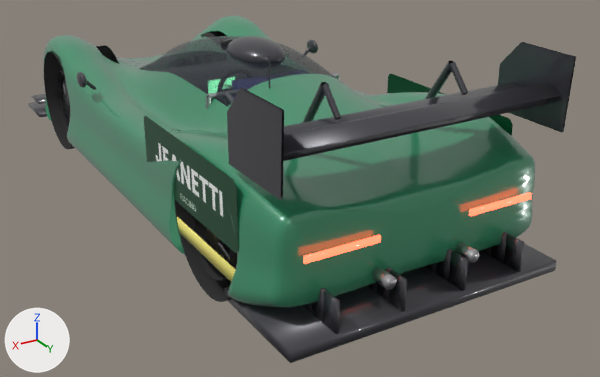
The glTF model content/cars/jeanetti-lmp2/jeanetti_lmp2.glb as it was, and as the next commit left it.
Camera for both pictures: a 50 mm camera at (2.77, 5.57, 2.55) aimed at (-0.31, 0.44, -0.02). The lights are fixed; the arrows at lower left show +X, +Y and +Z. The older version comes first. Vertices at exactly the same position are counted once.

Objects in the first picture: 'jeanetti_lmp2'.
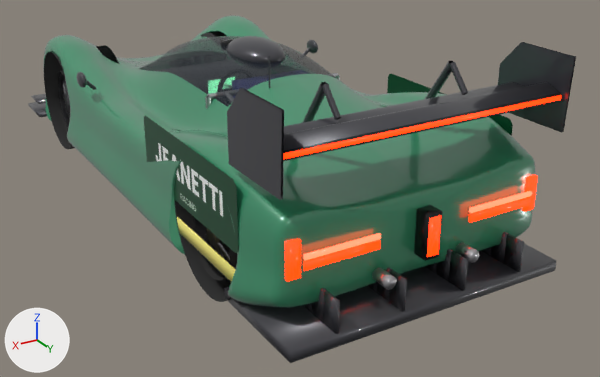
Commit message: improve cars

Boxes [x1, y1, x2, y2] around the edits, measured in the pictures (600 x 377 px; the box of a moved part takes in the faces that stretch with it):
part 1 of me_jeanetti_lmp2, added (mostly hidden): after [283, 93, 562, 160]
part 2 of me_jeanetti_lmp2, added (black): after [414, 205, 442, 261]
part 3 of me_jeanetti_lmp2, added: after [522, 175, 538, 212]
part 4 of me_jeanetti_lmp2, added: after [303, 240, 381, 271]
part 5 of me_jeanetti_lmp2, added: after [285, 239, 301, 282]
part 6 of me_jeanetti_lmp2, added: after [469, 191, 532, 213]
part 7 of me_jeanetti_lmp2, added: after [303, 233, 381, 260]
part 8 of me_jeanetti_lmp2, added: after [427, 215, 441, 257]
part 9 of me_jeanetti_lmp2, moved or reshaped: before [469, 192, 532, 216]; after [284, 95, 561, 159]
part 10 of me_jeanetti_lmp2, moved or reshaped: before [303, 235, 381, 264]; after [468, 197, 531, 223]
part 11 of me_jeanetti_lmp2, recoloured: before [303, 192, 532, 264]; after [284, 95, 561, 223]

The change, as a list of edits to the scene's bpy script:
```text
Add mat_car_brakelight:
    mat_car_brakelight = principled_material('car_brakelight')
    mat_car_brakelight.base_color = (0.6, 0.02, 0.02)  # red #cb2727
    mat_car_brakelight.roughness = 0.15
    mat_car_brakelight.emission_color = (1.0, 0.02, 0.0)  # red #ff2700
    mat_car_brakelight.emission_strength = 5.0
Change me_jeanetti_lmp2:
    verts and faces of me_jeanetti_lmp2; kept vertices keep their numbers, new ones are numbered from 27525
    remove me_jeanetti_lmp2.from_pydata(...)  # 27525 vertices, 53303 faces; spans x -1.06..1.06, y -2.62..2.46, z -0.05..1.37
    add me_jeanetti_lmp2.from_pydata(...)  # 27589 vertices, 53399 faces; spans x -1.06..1.06, y -2.62..2.46, z -0.05..1.37
    me_jeanetti_lmp2 part 1: a new loose piece, a box spanning x -0.94..0.94, y 2.298..2.352, z 1.105..1.141, in mat_car_lamp_housing (black #272727)
    me_jeanetti_lmp2 part 2: a new loose piece, a box spanning x -0.05..0.05, y 2.3..2.4, z 0.34..0.62, in mat_car_lamp_housing (black #272727)
    me_jeanetti_lmp2 part 3: a new loose piece, a box spanning x -0.88..-0.8, y 2.2..2.3, z 0.4..0.62, in mat_car_brakelight (red #cb2727, glowing red #ff2700)
    me_jeanetti_lmp2 part 4: a new loose piece, a box spanning x 0.32..0.8, y 2.325..2.34, z 0.46..0.51, in mat_car_brakelight (red #cb2727, glowing red #ff2700)
    me_jeanetti_lmp2 part 5: a new loose piece, a box spanning x 0.8..0.88, y 2.2..2.3, z 0.4..0.62, in mat_car_brakelight (red #cb2727, glowing red #ff2700)
    me_jeanetti_lmp2 part 6: a new loose piece, a box spanning x -0.8..-0.32, y 2.325..2.34, z 0.52..0.55, in mat_car_taillight (red #bc3027, glowing red #ff5038)
    me_jeanetti_lmp2 part 7: a new loose piece, a box spanning x 0.32..0.8, y 2.325..2.34, z 0.52..0.55, in mat_car_taillight (red #bc3027, glowing red #ff5038)
    me_jeanetti_lmp2 part 8: a new loose piece, a box spanning x -0.04..0.04, y 2.4..2.405, z 0.36..0.6, in mat_car_rainlight (red #cb2727, glowing red #ff2700)
    me_jeanetti_lmp2 part 9
    add verts[27485] = (-0.93, 2.35, 1.11)  # moved, pixel (560, 99)
    add verts[27487] = (-0.93, 2.36, 1.11)  # moved, pixel (560, 99)
    add verts[27486] = (-0.93, 2.35, 1.14)  # moved, pixel (560, 94)
    add verts[27488] = (-0.93, 2.36, 1.14)  # moved, pixel (561, 95)
    add verts[27489] = (0.93, 2.35, 1.11)  # moved, pixel (283, 158)
    add verts[27491] = (0.93, 2.36, 1.11)  # moved, pixel (283, 159)
    add verts[27490] = (0.93, 2.35, 1.14)  # moved, pixel (283, 153)
    add verts[27492] = (0.93, 2.36, 1.14)  # moved, pixel (283, 153)
    me_jeanetti_lmp2 part 10
    add for i in [27493, 27495, 27497, 27499]: verts[i] += (-1.12, 0.0, -0.04)
    add for i in [27494, 27496, 27498, 27500]: verts[i] += (-1.12, 0.0, -0.03)
    me_jeanetti_lmp2 part 11: 24 faces spanning x -0.93..0.93, y 2.33..2.36, z 0.46..1.14 switch from mat_car_taillight (red #bc3027, glowing red #ff5038) to mat_car_brakelight (red #cb2727, glowing red #ff2700)
    other edits to the shape of me_jeanetti_lmp2 do not show in these pictures
    add me_jeanetti_lmp2.materials.append(mat_car_rainlight)  # red #cb2727, glowing red #ff2700
```
